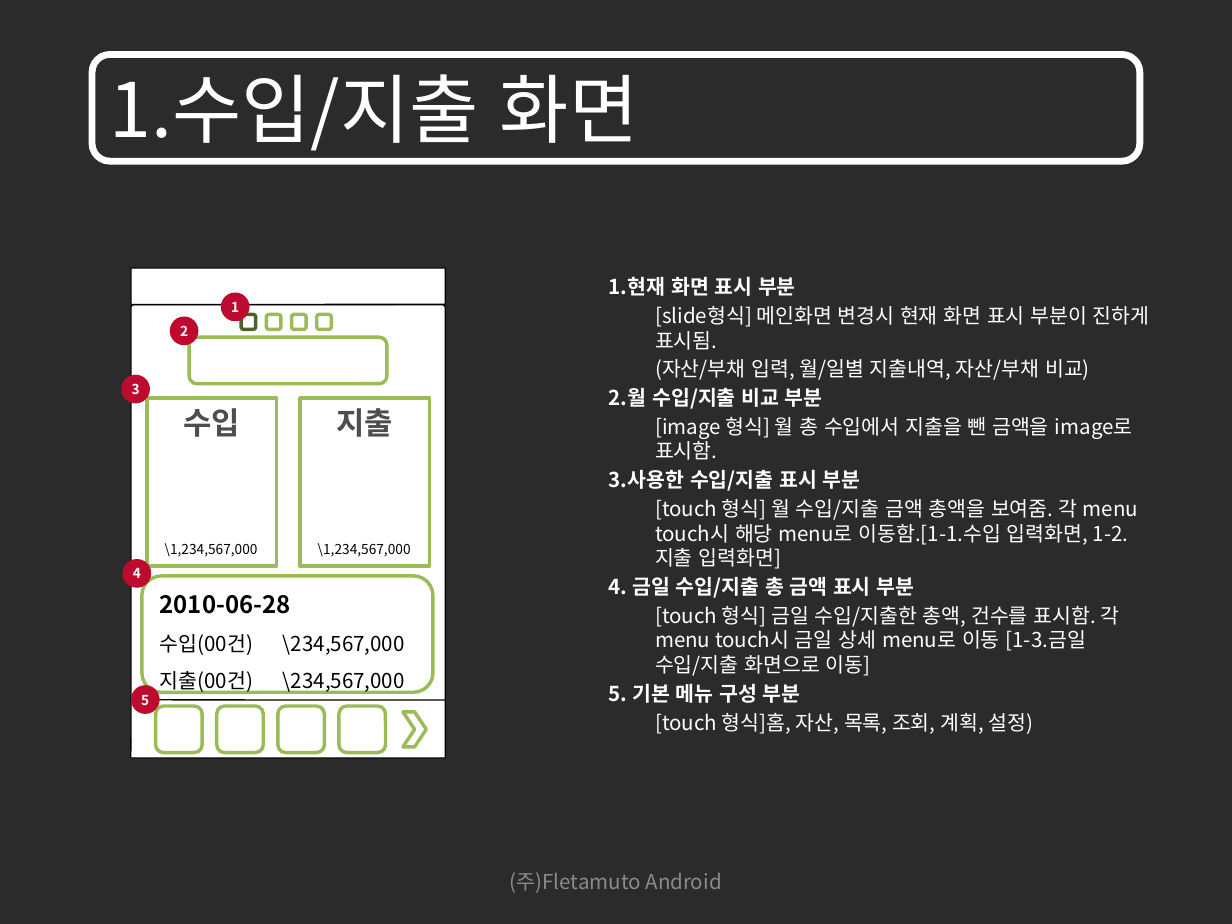
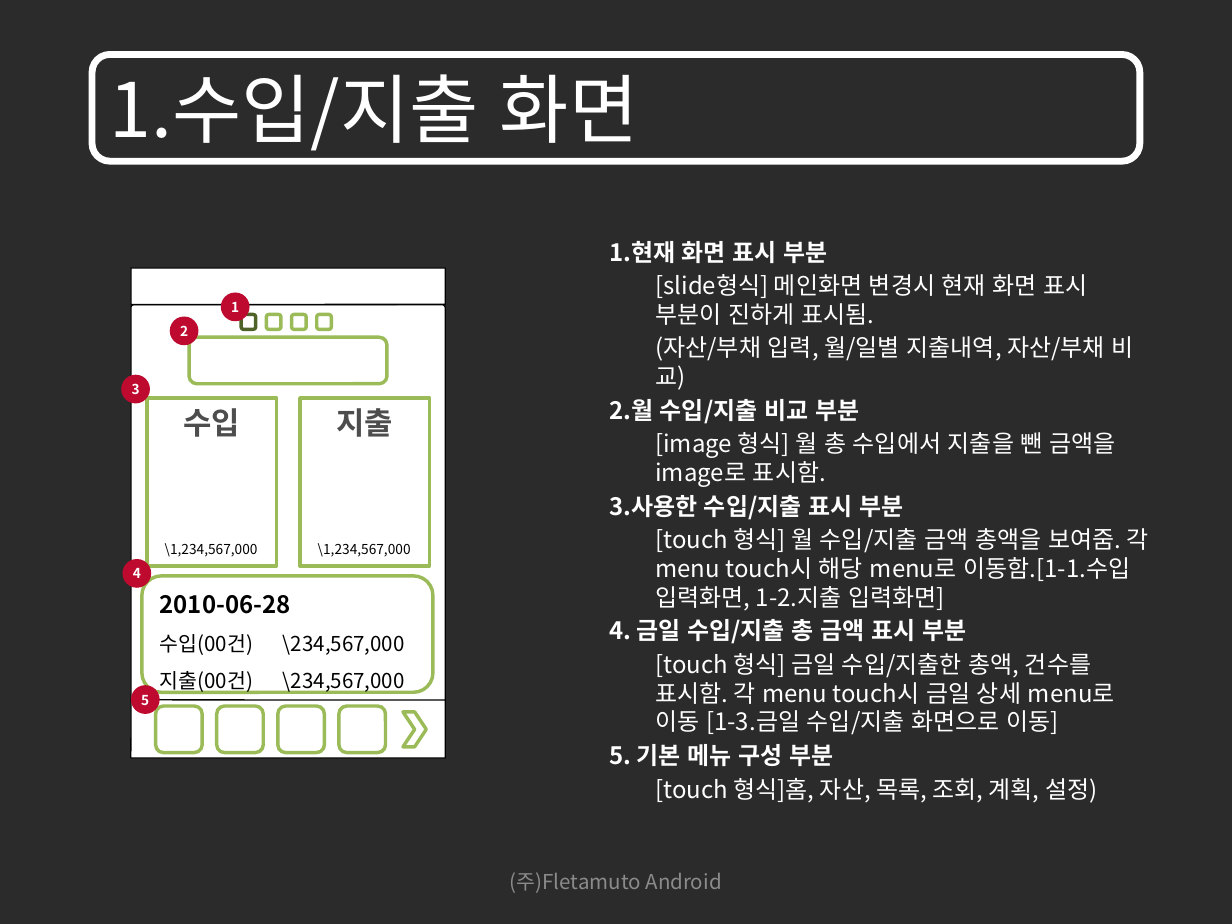
Before and after one commit to limjunghoon/fmfinance, a slide deck: slide 3 of trunk/DOC/GUI/재테크를 위한 어플리케이션 GUI_100712.pptx. Drawn at 1232x924 pixels with LibreOffice and Linux fonts; fonts in the diff are those of the drawing; background and template pictures are left out; a plain dark background stands for a picture behind light text. Boxes give left, top, right and bottom in pixels: in the first picture for what was removed or moved away, otherwise in the second. Text is boxed around its words. In the diff, an @@ line names an element or a change of style, - is before the commit and + after.

```diff
--- a/trunk/DOC/GUI/재테크를 위한 어플리케이션 GUI_100712.pptx
+++ b/trunk/DOC/GUI/재테크를 위한 어플리케이션 GUI_100712.pptx
@@ text "1.현재 화면 표시 부분": place and size @@
-text "1.현재 화면 표시 부분" at <box>609,276,1150,734</box>
+text "1.현재 화면 표시 부분" at <box>609,241,1149,803</box>
@@ text "1.현재 화면 표시 부분" at <box>609,241,1149,803</box>: size 12 to 14 pt @@
```
Also in this commit, not shown: 4 other slides changed, 23 slides added, 3 other files.
